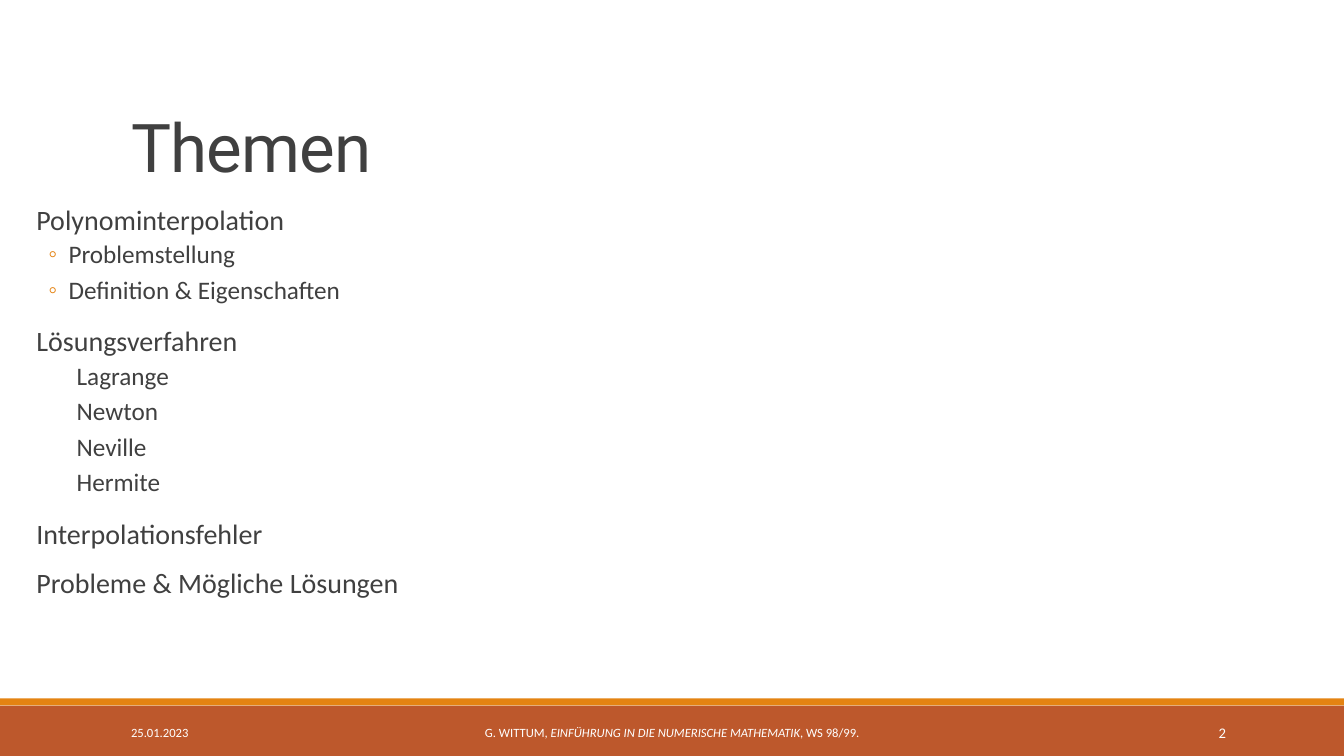
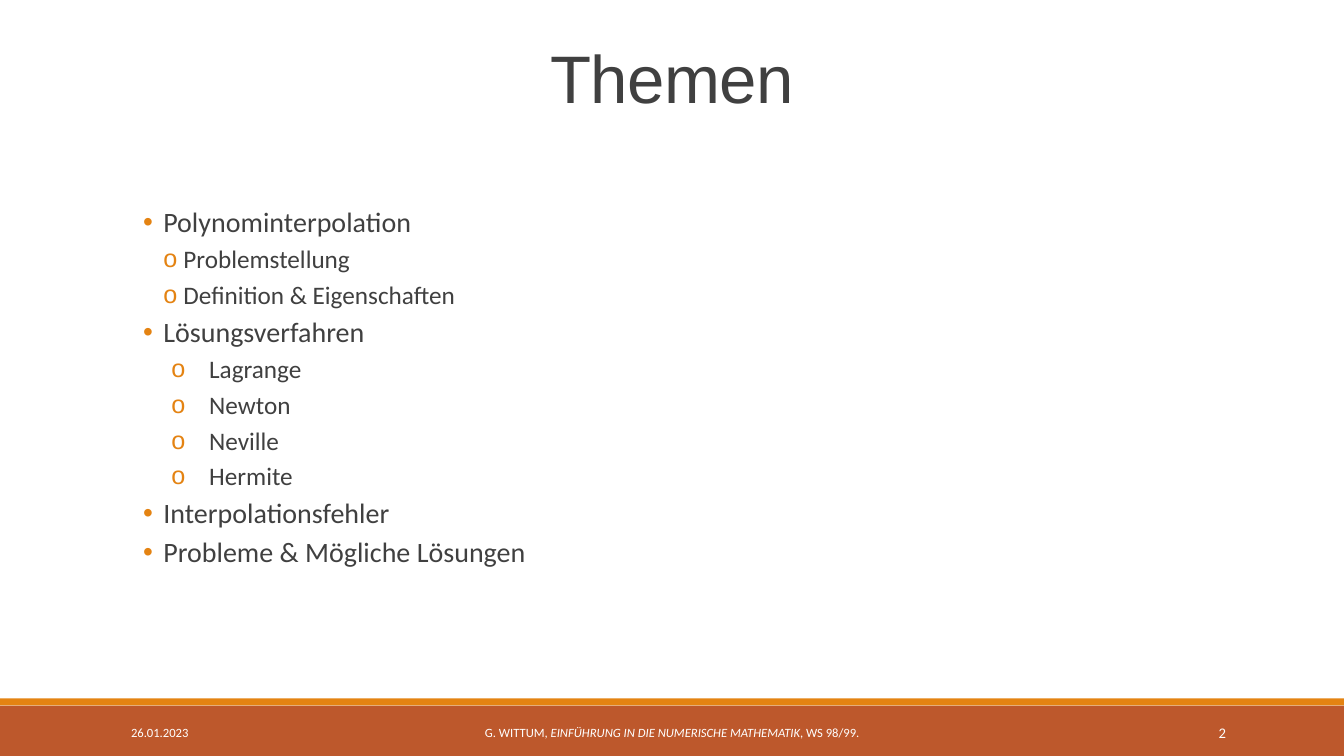
Before and after one commit to CedricBorko/Seminar-Modellierung-Polynominterpolation, a slide deck: slide 2 of Polynominterpolation.pptx. Drawn at 1344x756 pixels with LibreOffice and Linux fonts; fonts in the diff are those of the drawing. Boxes give left, top, right and bottom in pixels: in the first picture for what was removed or moved away, otherwise in the second. Text is boxed around its words. In the diff, an @@ line names an element or a change of style, - is before the commit and + after.

```diff
--- a/Polynominterpolation.pptx
+++ b/Polynominterpolation.pptx
@@ title "Themen" at <box>551,54,794,104</box>: font Roboto to Arial; alignment left to centre; vertical alignment bottom to middle @@
@@ text "Polynominterpolation": place and size @@
-text "Polynominterpolation" at <box>36,210,399,598</box>
+text "Polynominterpolation" at <box>163,212,526,567</box>
@@ text "Polynominterpolation" at <box>163,212,526,567</box>: bullet   to •; list level 1 to 2 in "Polynominterpolation"; bullet ◦ to o; list level 2 to 3 in "Problemstellung"; list level 2 to 3 in "Definition & Eigenschaften"; list level 1 to 2 in "Lösungsverfahren"; bullet none to o; list level 1 to 2 in "Interpolationsfehler"; list level 1 to 2 in "Probleme & Mögliche Lösungen" @@
@@ text at <box>131,728,188,737</box>: text changed @@
-25.01.2023
+26.01.2023
```
Also in this commit, not shown: 25 other slides changed, 25 slides added, 17 other files.
